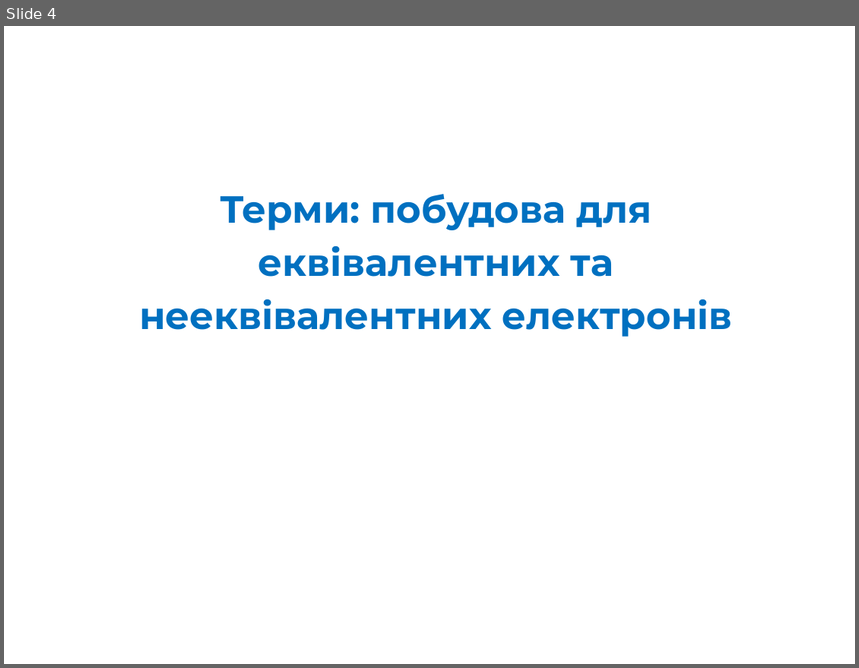
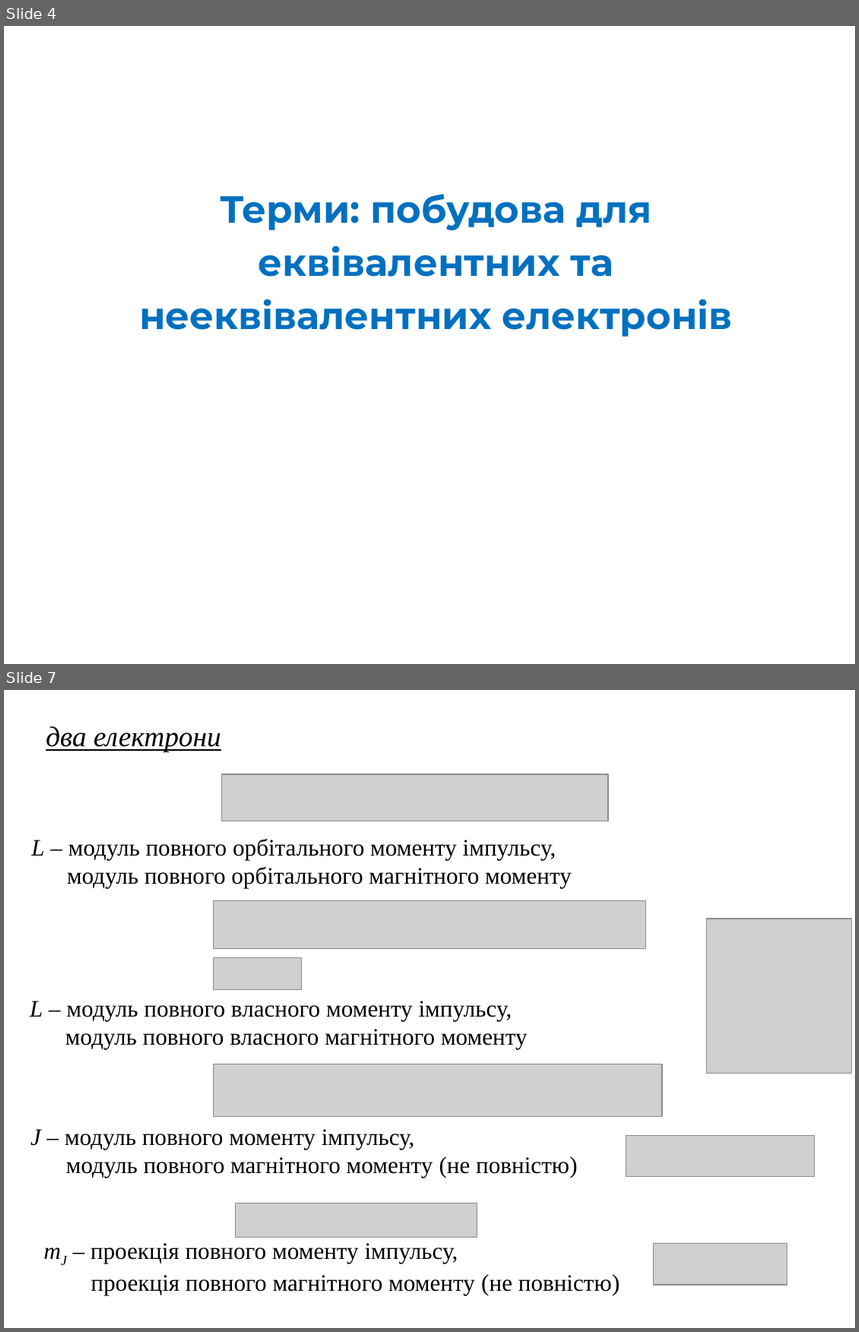
Before and after one commit to l432/NMK, a slide deck: Lecture/Chem/Lessons13/Less00_13s.ppt. Shown one above the other, each under a label of ours: slide 4 before the commit, slides 4 and 7 after it; the slides between them are not shown. The pictures are 859x668 and 859x1332 pixels, drawn with LibreOffice and Linux fonts; fonts in the diff are those of the drawing; grey boxes stand for pictures. Boxes give left, top, right and bottom in pixels: in the first picture for what was removed or moved away, otherwise in the second. Text is boxed around its words. In the diff, an @@ line names an element or a change of style, - is before the commit and + after.

```diff
--- a/Lecture/Chem/Lessons13/Less00_13s.ppt
+++ b/Lecture/Chem/Lessons13/Less00_13s.ppt
@@ slide 7 added at box(4, 690, 855, 1328), background #FFFFFF @@
@@ text added at box(46, 726, 221, 752), 24 pt, text #000000, italic, underline @@
+два електрони
@@ picture added at box(222, 774, 608, 821) @@
@@ text added at box(31, 839, 572, 888), 20 pt, text #000000 @@
+L – модуль повного орбітального моменту імпульсу,
+модуль повного орбітального магнітного моменту
@@ picture added at box(214, 901, 647, 948) @@
@@ picture added at box(707, 919, 852, 1074) @@
@@ picture added at box(214, 958, 302, 989) @@
@@ text added at box(30, 1001, 528, 1049), 20 pt, text #000000 @@
+L – модуль повного власного моменту імпульсу,
+модуль повного власного магнітного моменту
@@ picture added at box(214, 1065, 663, 1116) @@
@@ text added at box(31, 1129, 578, 1178), 20 pt, text #000000 @@
+J – модуль повного моменту імпульсу,
+модуль повного магнітного моменту (не повністю)
@@ picture added at box(626, 1136, 815, 1178) @@
@@ picture added at box(236, 1203, 477, 1238) @@
@@ text added at box(91, 1243, 620, 1296), 20 pt, text #000000 @@
+mJ – проекція повного моменту імпульсу,
+проекція повного магнітного моменту (не повністю)
@@ picture added at box(654, 1244, 787, 1285) @@
```
Also in this commit, not shown: 12 other slides added, 5 slides removed, 2 other files.
